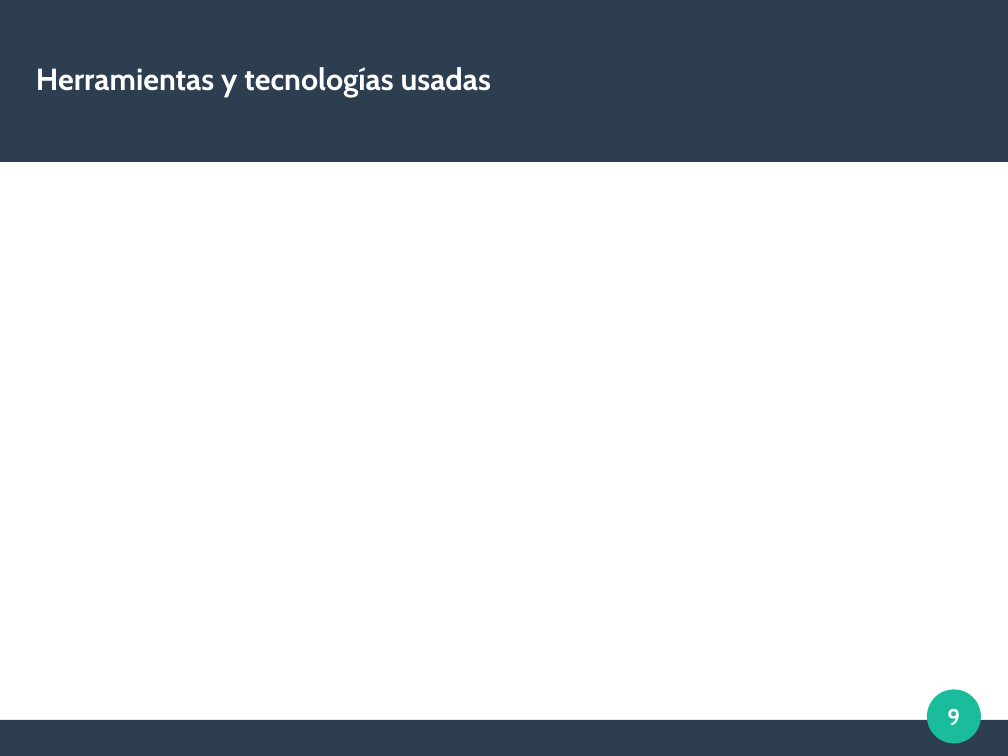
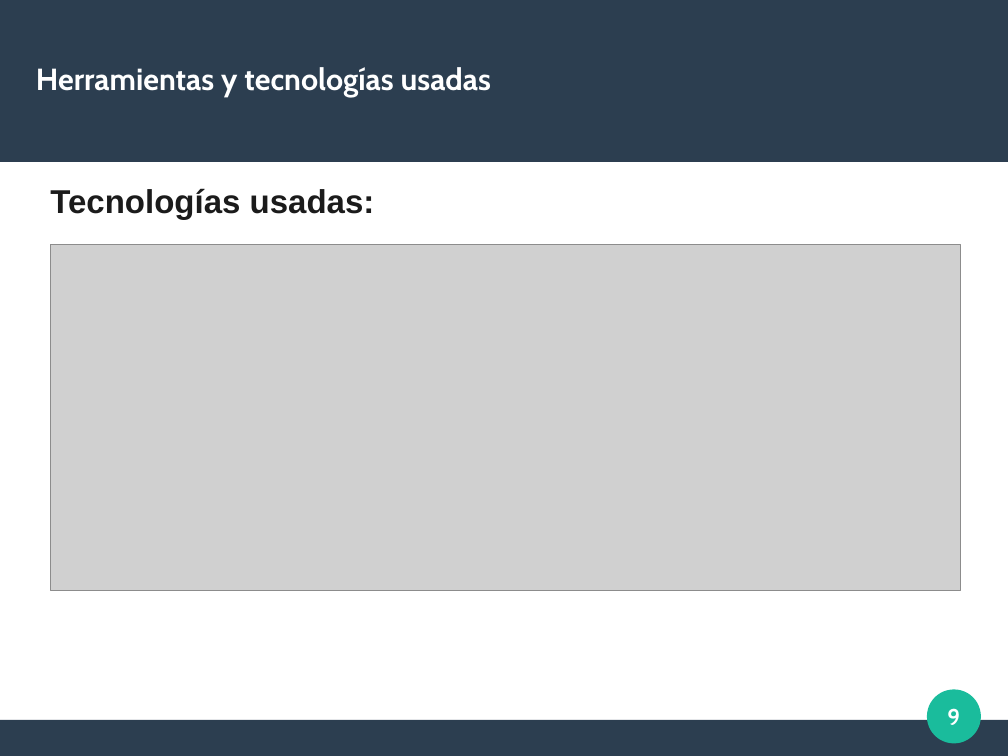
Before and after one commit to sharco-code/Red-Libros, a slide deck: slide 9 of Documentacion/presentacion.odp. Drawn at 1008x756 pixels with LibreOffice and Linux fonts; fonts in the diff are those of the drawing; grey boxes stand for pictures. Boxes give left, top, right and bottom in pixels: in the first picture for what was removed or moved away, otherwise in the second. Text is boxed around its words. In the diff, an @@ line names an element or a change of style, - is before the commit and + after.

```diff
--- a/Documentacion/presentacion.odp
+++ b/Documentacion/presentacion.odp
@@ text added at (x1=50, y1=188, x2=375, y2=219), 26 pt, text #1B1B1B, bold @@
+Tecnologías usadas:
@@ picture added at (x1=50, y1=245, x2=961, y2=591) @@
```
Also in this commit, not shown: 1 other slide changed, 3 slides added, 2 slides removed, 2 other files.
